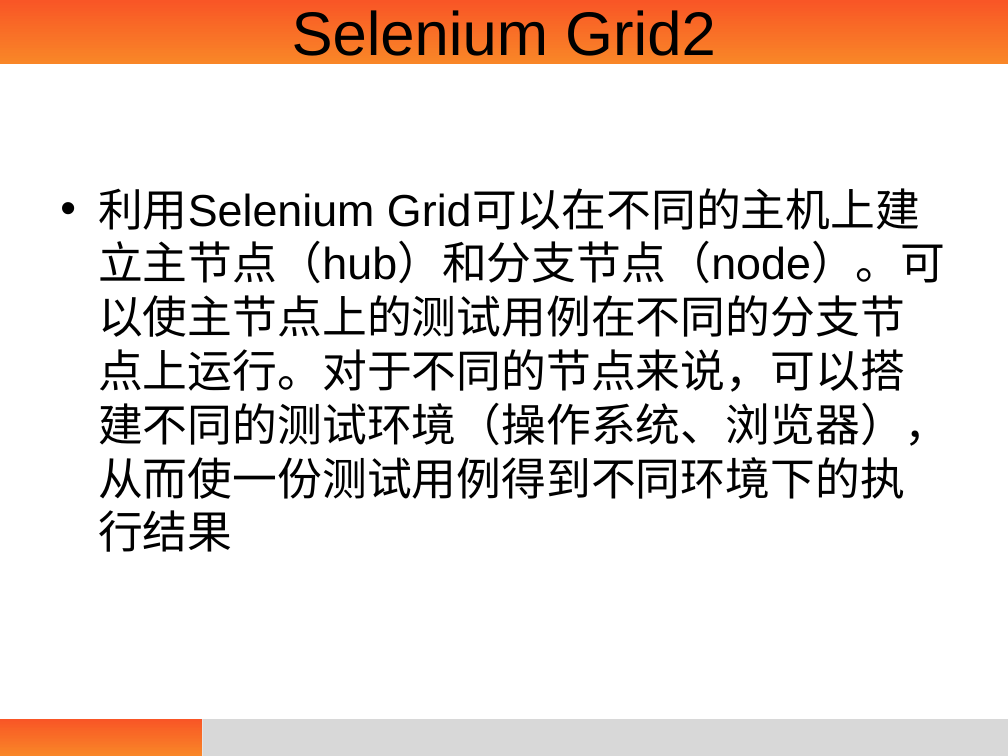
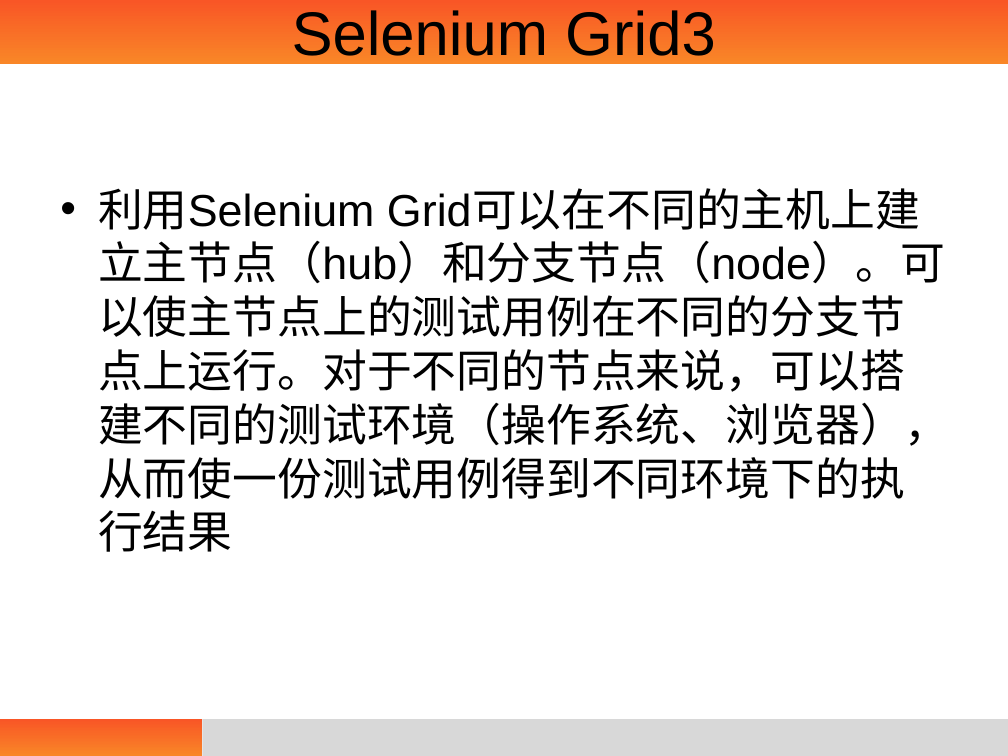
Before and after one commit to edu2act/course-web-driver, a slide deck: slide 2 of PPT/012.Grid的思想.pptx. Drawn at 1008x756 pixels with LibreOffice and Linux fonts; fonts in the diff are those of the drawing; background and template pictures are left out. Boxes give left, top, right and bottom in pixels: in the first picture for what was removed or moved away, otherwise in the second. Text is boxed around its words. In the diff, an @@ line names an element or a change of style, - is before the commit and + after.

Commit message:
修改了部分文字

```diff
--- a/PPT/012.Grid的思想.pptx
+++ b/PPT/012.Grid的思想.pptx
@@ title at [292, 10, 716, 67]: text changed @@
-Selenium Grid2
+Selenium Grid3
```
